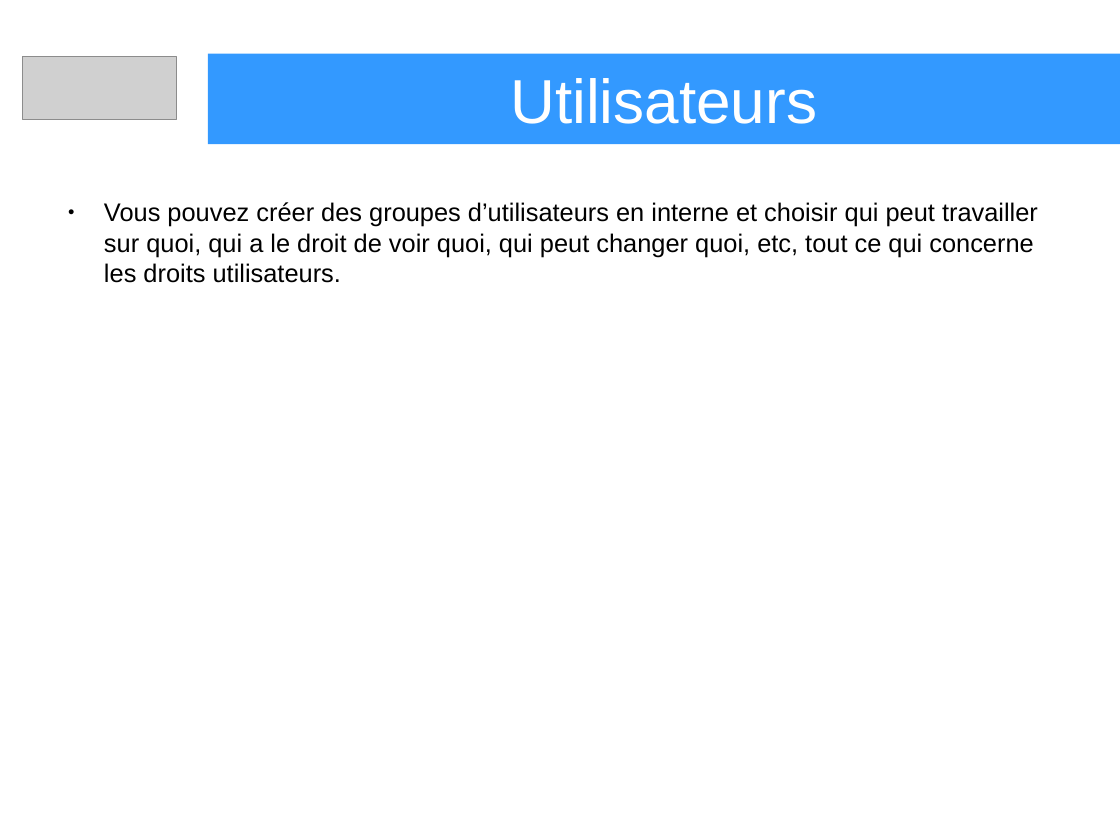
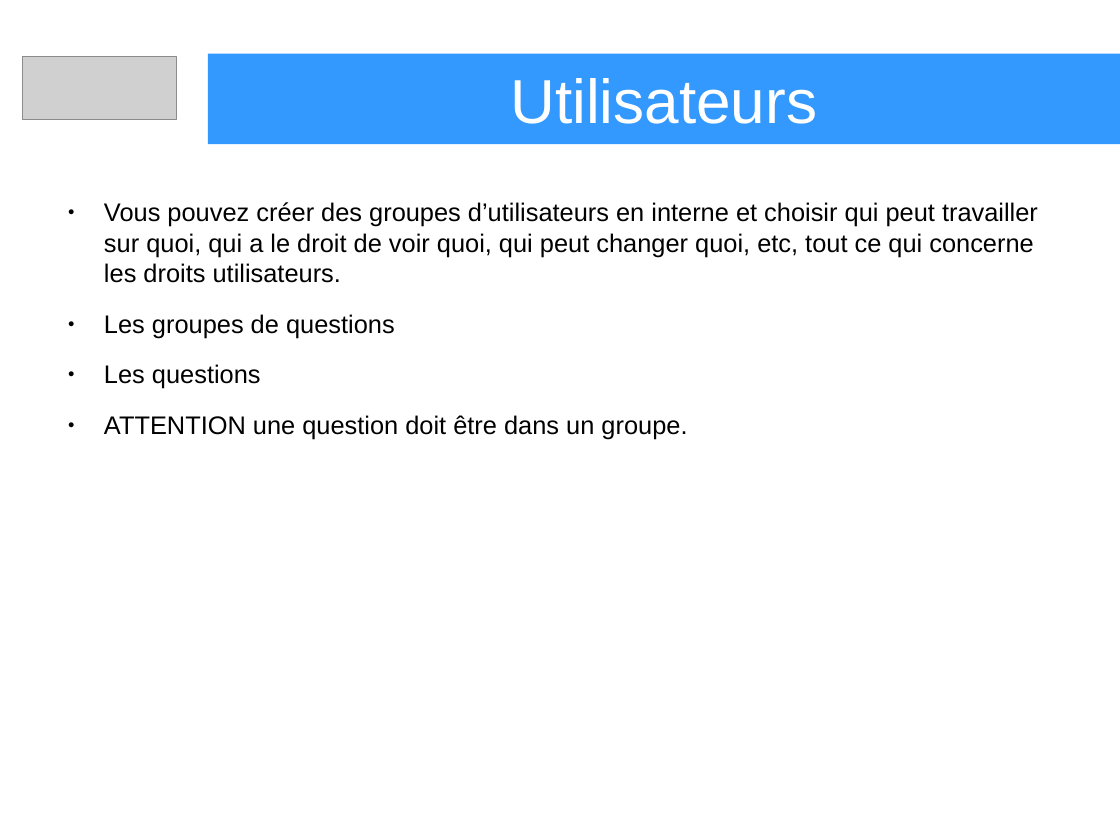
Before and after one commit to heylve/current, a slide deck: slide 2 of Presentations/lime_survey_pres.odp. Drawn at 1120x840 pixels with LibreOffice and Linux fonts; fonts in the diff are those of the drawing; grey boxes stand for pictures. Boxes give left, top, right and bottom in pixels: in the first picture for what was removed or moved away, otherwise in the second. Text is boxed around its words. In the diff, an @@ line names an element or a change of style, - is before the commit and + after.

```diff
--- a/Presentations/lime_survey_pres.odp
+++ b/Presentations/lime_survey_pres.odp
@@ text at box(104, 314, 687, 439): paragraphs added @@
+● Les groupes de questions
+● Les questions
+● ATTENTION une question doit être dans un groupe.
```
Also in this commit, not shown: 1 other slide changed, 2 slides added, 11 other files.
